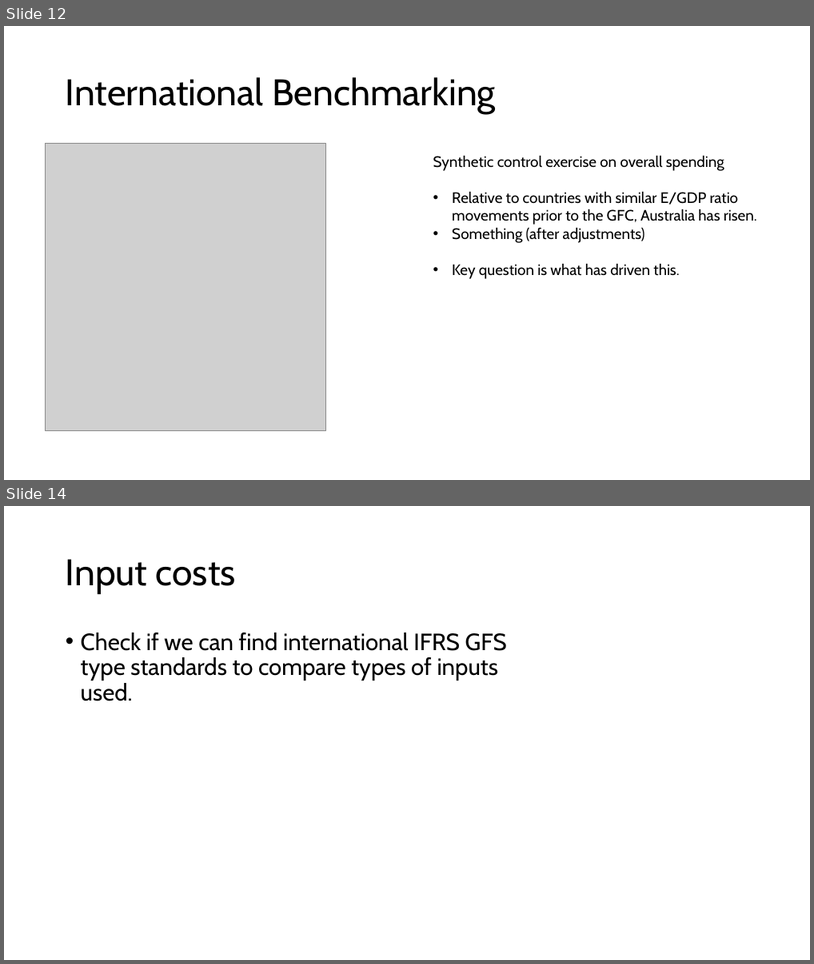
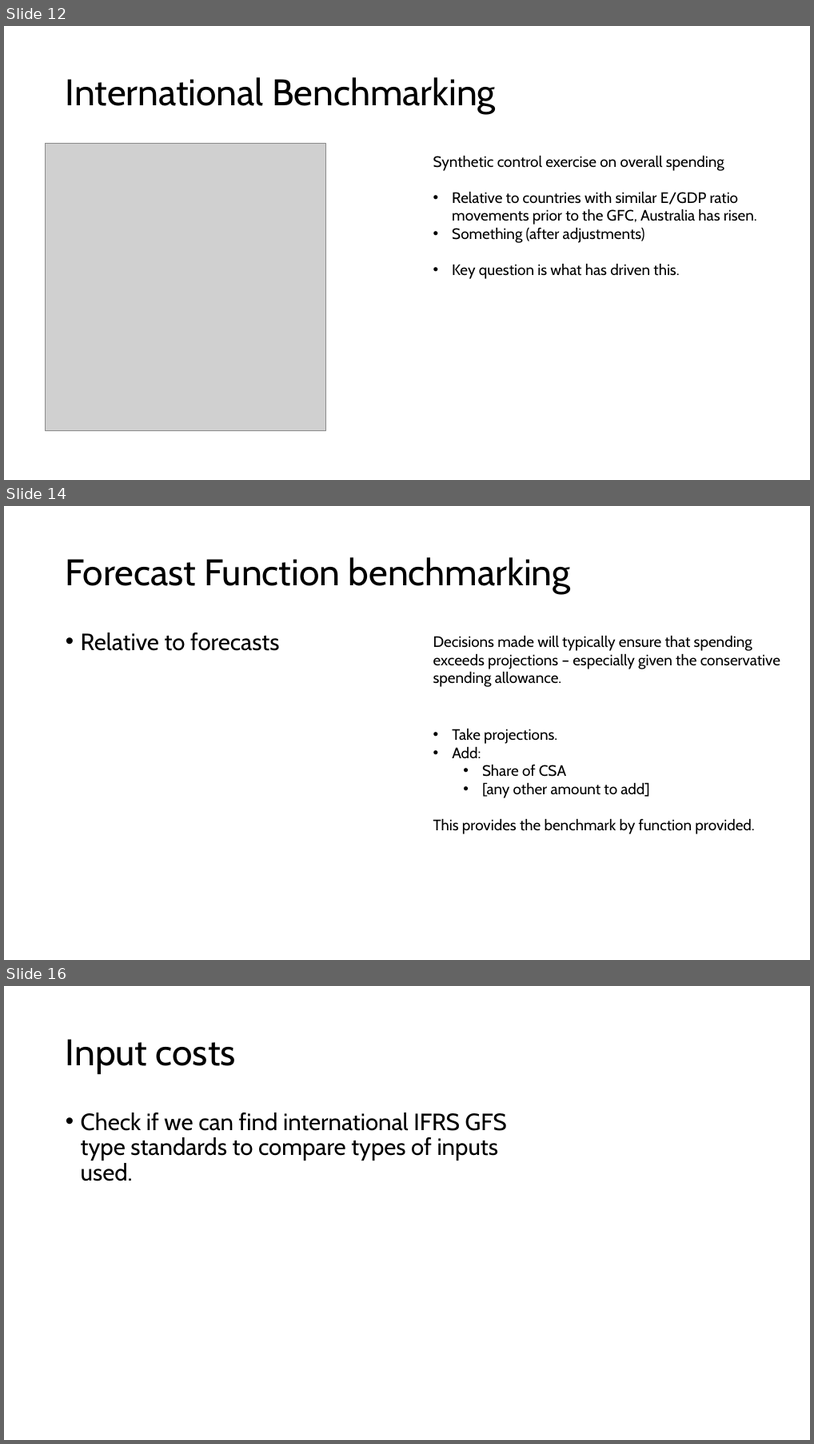
Before and after one commit to Zjub/TVHENZ, a slide deck: e61 Projects/Fiscal sustainability/OECD comparison/Initial external plans.pptx. Shown one above the other, each under a label of ours: slides 12 and 14 before the commit, slides 12, 14 and 16 after it; the slides between them are not shown. The pictures are 814x964 and 814x1444 pixels, drawn with LibreOffice and Linux fonts; fonts in the diff are those of the drawing; grey boxes stand for pictures. Boxes give left, top, right and bottom in pixels: in the first picture for what was removed or moved away, otherwise in the second. Text is boxed around its words. In the diff, an @@ line names an element or a change of style, - is before the commit and + after.

```diff
--- a/e61 Projects/Fiscal sustainability/OECD comparison/Initial external plans.pptx
+++ b/e61 Projects/Fiscal sustainability/OECD comparison/Initial external plans.pptx
@@ slide 14 added at bbox=[4, 506, 810, 960], background #FFFFFF @@
@@ title added at bbox=[66, 557, 571, 594], 44 pt, text #000000 @@
+Forecast Function benchmarking
@@ text added at bbox=[81, 632, 279, 651], 28 pt, text #000000 @@
+• Relative to forecasts
@@ text added at bbox=[434, 635, 781, 687], 18 pt, text #000000 @@
+Decisions made will typically ensure that spending
+exceeds projections – especially given the conservative
+spending allowance.
@@ text added at bbox=[434, 728, 754, 834], 18 pt, text #000000 @@
+• Take projections.
+• Add:
+  • Share of CSA
+  • [any other amount to add]
+This provides the benchmark by function provided.
@@ what was slide 14 is now slide 16 @@
```
Also in this commit, not shown: 1 slide changed, 1 other slide added, 3 other files.
